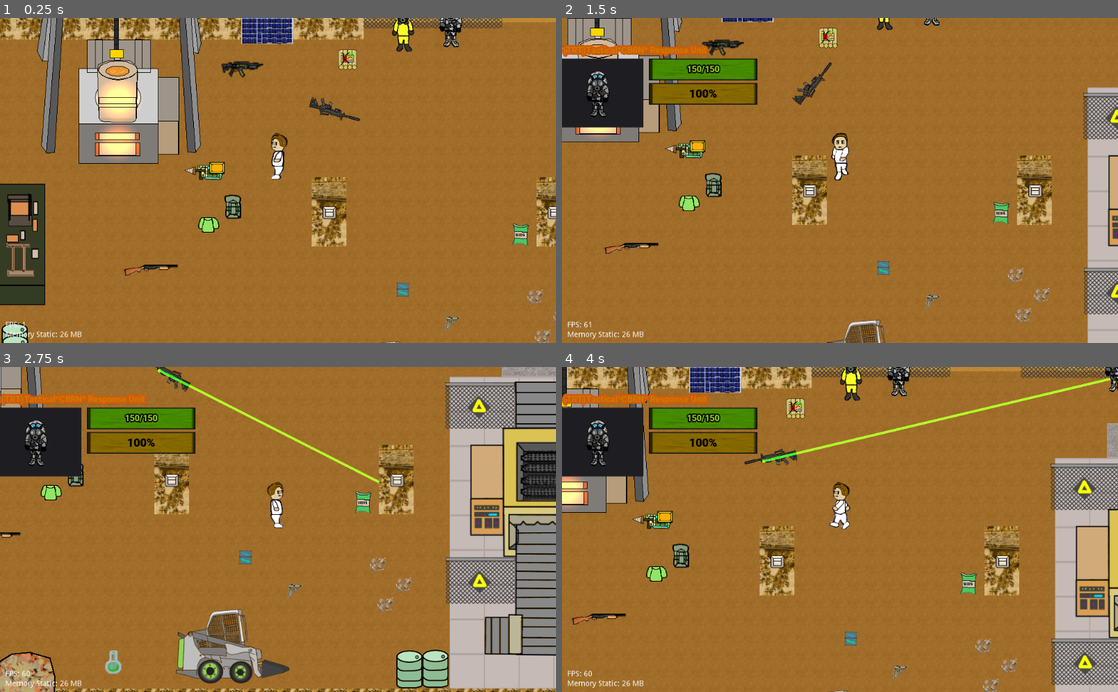
Above: before the commit, frames 1-4 (two rows, left to right).
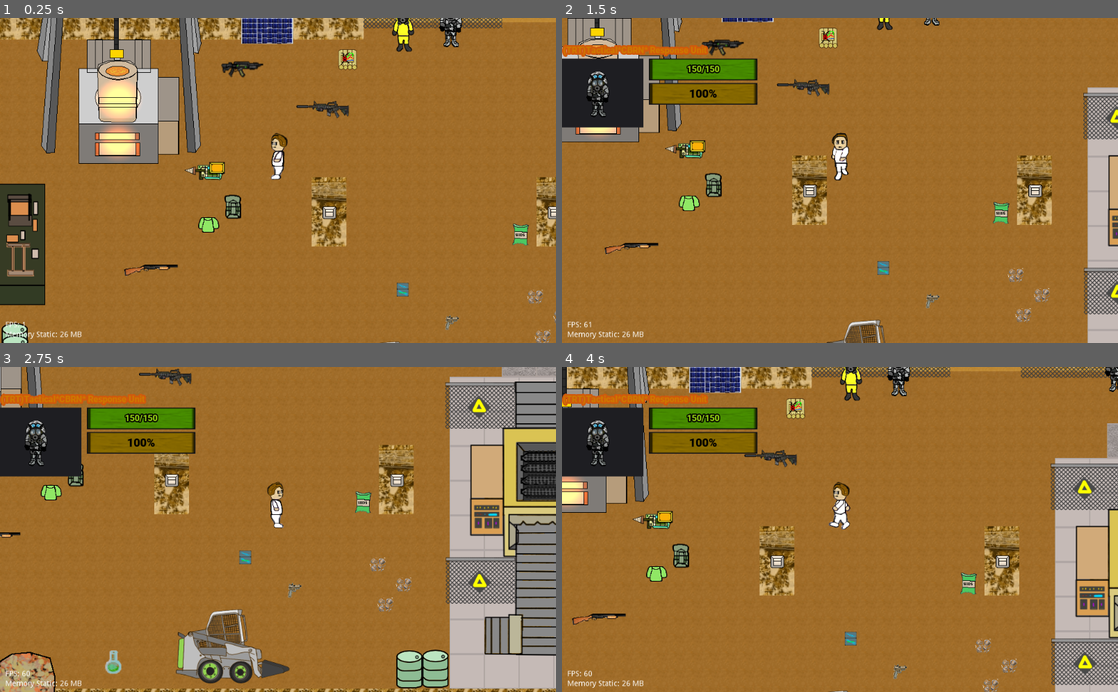
Above: after the commit, the same moments.

Repository: Dimezske/The-Mining-Game-ver-0.60v-
Game: Godot game, scene res://Scenes/Startmine.tscn
Two runs of this game, one before a commit and one after it. Both use one fixed random seed, a clock stepped at 60 frames per second and the inputs below. The project has no main scene, so this scene is started directly. The engine's default icon, where the game draws it, is replaced by a stand-in: a white triangle on a blue panel in a dark square.
Inputs (mouse positions are in pixels of both pictures, inside the frame that each line leads up to):
- Up to frame 1 (0.25 s): no input
- Up to frame 2 (1.5 s): tap Enter at 0.5 s; move the mouse to (962, 164) at 0.52 s; press the mouse at (962, 164) at 0.53 s; hold D (move-right) 0.53-1.28 s; tap E (interact) at 0.8, 1.35 s; move the mouse to (728, 196) at 1.27 s; release the mouse at (728, 196) at 1.28 s; hold S (move-down) from 1.28 s (still down)
- Up to frame 3 (2.75 s): click (166, 545) at 1.55 s; move the mouse to (333, 458) at 2.02 s; release S (move-down) at 2.03 s; hold D (move-right) from 2.03 s (still down); hold E (interact) from 2.03 s (still down); tap F (Lazer) at 2.1 s
- Up to frame 4 (4 s): move the mouse to (812, 594) at 2.77 s; release D (move-right) at 2.78 s; release E (interact) at 2.78 s; hold W (move-up) 2.78-3.53 s; click (812, 594) at 2.85 s; move the mouse to (1067, 389) at 3.52 s; hold A (move-left) from 3.53 s (still down); hold E (interact) from 3.53 s (still down); click (1067, 389) at 3.67 s

The runs differ from the first frame. In frame 1, 0.3% of the frame differs, in the area x 53-65%, y 24-32%; in frame 2, 0.3%; in frame 3, 0.6%; in frame 4, 0.8%, in the area x 32-99%, y 3-31%.

Commit message:
gun updates

Diff:
--- a/Scenes/M4.tscn
+++ b/Scenes/M4.tscn
@@ -552,6 +552,18 @@
 "update": 0,
 "values": [ Vector2( -105.714, -5 ) ]
 }
+tracks/15/type = "value"
+tracks/15/path = NodePath("Node2D/Sprite/Muzzle:position")
+tracks/15/interp = 1
+tracks/15/loop_wrap = true
+tracks/15/imported = false
+tracks/15/enabled = true
+tracks/15/keys = {
+"times": PoolRealArray( 0 ),
+"transitions": PoolRealArray( 1 ),
+"update": 0,
+"values": [ Vector2( -82, -5 ) ]
+}
 
 [sub_resource type="Animation" id=64]
 resource_name = "Shooting_M4A1-down"
@@ -701,6 +713,18 @@
 "update": 0,
 "values": [ 0.0 ]
 }
+tracks/12/type = "value"
+tracks/12/path = NodePath("Node2D/Sprite/Muzzle:position")
+tracks/12/interp = 1
+tracks/12/loop_wrap = true
+tracks/12/imported = false
+tracks/12/enabled = true
+tracks/12/keys = {
+"times": PoolRealArray( 0 ),
+"transitions": PoolRealArray( 1 ),
+"update": 0,
+"values": [ Vector2( 0, 78 ) ]
+}
 
 [sub_resource type="Animation" id=65]
 resource_name = "Shooting_M4A1-left"
@@ -850,6 +874,18 @@
 "update": 0,
 "values": [ Vector2( -105.714, -5 ) ]
 }
+tracks/12/type = "value"
+tracks/12/path = NodePath("Node2D/Sprite/Muzzle:position")
+tracks/12/interp = 1
+tracks/12/loop_wrap = true
+tracks/12/imported = false
+tracks/12/enabled = true
+tracks/12/keys = {
+"times": PoolRealArray( 0 ),
+"transitions": PoolRealArray( 1 ),
+"update": 0,
+"values": [ Vector2( -82, -5 ) ]
+}
 
 [sub_resource type="Animation" id=66]
 resource_name = "Shooting_M4A1-right"
@@ -998,6 +1034,18 @@
 "transitions": PoolRealArray( 1 ),
 "update": 0,
 "values": [ 0.0 ]
+}
+tracks/12/type = "value"
+tracks/12/path = NodePath("Node2D/Sprite/Muzzle:position")
+tracks/12/interp = 1
+tracks/12/loop_wrap = true
+tracks/12/imported = false
+tracks/12/enabled = true
+tracks/12/keys = {
+"times": PoolRealArray( 0 ),
+"transitions": PoolRealArray( 1 ),
+"update": 0,
+"values": [ Vector2( 90, -5 ) ]
 }
 
 [sub_resource type="Animation" id=67]
@@ -1148,6 +1196,18 @@
 "update": 0,
 "values": [ 0.0 ]
 }
+tracks/12/type = "value"
+tracks/12/path = NodePath("Node2D/Sprite/Muzzle:position")
+tracks/12/interp = 1
+tracks/12/loop_wrap = true
+tracks/12/imported = false
+tracks/12/enabled = true
+tracks/12/keys = {
+"times": PoolRealArray( 0 ),
+"transitions": PoolRealArray( 1 ),
+"update": 0,
+"values": [ Vector2( 0, -78 ) ]
+}
 
 [sub_resource type="AnimationNodeAnimation" id=50]
 animation = "Idle_M4A1-left"
@@ -1260,6 +1320,7 @@
 shape = SubResource( 53 )
 
 [node name="Muzzle" type="Node2D" parent="Node2D/Sprite"]
+position = Vector2( -82, -5 )
 
 [node name="AnimationPlayer" type="AnimationPlayer" parent="."]
 anims/Idle_M4A1-down = SubResource( 55 )
@@ -1277,8 +1338,8 @@
 anim_player = NodePath("../AnimationPlayer")
 active = true
 parameters/playback = SubResource( 77 )
-parameters/IdleM4A1/blend_position = Vector2( -1, 0.0153847 )
-parameters/Shooting/blend_position = Vector2( -0.573487, -0.145833 )
+parameters/IdleM4A1/blend_position = Vector2( 0, 0 )
+parameters/Shooting/blend_position = Vector2( 0, 0 )
 
 [node name="M4A1_Shoot_Sound" type="AudioStreamPlayer" parent="."]
 stream = ExtResource( 5 )
--- a/Scenes/Player.tscn
+++ b/Scenes/Player.tscn
@@ -3844,7 +3844,7 @@
 shape = SubResource( 1 )
 
 [node name="WeaponHolder" type="Node2D" parent="."]
-position = Vector2( -25, -45 )
+position = Vector2( 0, -45 )
 
 [node name="Position2D" type="Position2D" parent="."]
 visible = false
--- a/Scripts/Global.gd
+++ b/Scripts/Global.gd
@@ -5,6 +5,7 @@
 onready var Blue = Color(0,0,255,255)
 onready var _M4 = preload("res://Scenes/M4.tscn")
 var player_node
+var weapon_node
 onready var playerNode = get_tree().get_root().get_node("Game/World/YSort/Character/Player")
 onready var weaponNode = get_tree().get_root().get_node("Game/World/YSort/Weapons")
 var player_initial_map_position = Vector2(200,200)
--- a/Scripts/Player.gd
+++ b/Scripts/Player.gd
@@ -128,7 +128,10 @@
 		$AnimationTree.set("parameters/Idle/blend_position", facing)
 		$AnimationTree.set("parameters/Walk/blend_position", facing)
 	#Animation hold
-	for weapons in $Position2D/Weapons.get_children(): # Iterate over all weapons
+#	for weapons in $Position2D/Weapons.get_children(): # Iterate over all weapons
+#		if 'parent_velocity' in weapons: # Does this "weapon" want to receive the player's velocity?
+#			weapons.parent_velocity = velocity
+	for weapons in $WeaponHolder.get_children(): # Iterate over all weapons
 		if 'parent_velocity' in weapons: # Does this "weapon" want to receive the player's velocity?
 			weapons.parent_velocity = velocity
 func _input(event):
@@ -164,6 +167,7 @@
 				weapon["M4"] = M4_path.instance()
 				get_node("WeaponHolder").add_child(weapon["M4"])
 				current_weapon = weapon["M4"]
+				isHoldingWeapon = true
 				return
 	print("Weapon not in any slot")
 
--- a/Scripts/Weapon.gd
+++ b/Scripts/Weapon.gd
@@ -60,12 +60,8 @@
 	item_name = "M4"
 
 func _physics_process(_delta):
-	_guns_input()
-	_assault_Rifle_Animation()
-	toggle_lazer()
-	hasAttachedMod1 = true
-	hasAttachedMod2 = true
-
+	if Global.playerNode.isHoldingWeapon:
+		isEquiped()
 	if Input.is_action_just_pressed("interact"):
 		if player_picked_up == true:
 			player_picked_up = false
@@ -74,14 +70,19 @@
 				player_picked_up = true
 				print(player_picked_up)
 				isHolding = true
-				#if slots[PlayerInventory.active_item_slot].item.item_name == slots[PlayerInventory.active_item_slot].item.item_name:
-					#hasWeapon = true
 	if being_picked_up == false:
 		pass
 	else:
 		PlayerInventory.add_item(item_name, 1)
 		queue_free()
 	#velocity = move_and_slide(velocity, Vector2.UP)
+func isEquiped():
+	_guns_input()
+	_assault_Rifle_Animation()
+	toggle_lazer()
+	hasAttachedMod1 = true
+	hasAttachedMod2 = true
+
 func init(item):
 	if item_name == "M4":
 		pass
@@ -91,12 +92,12 @@
 
 func _guns_input():
 	look_at(get_global_mouse_position())
-	if Input.is_action_just_pressed("fire") and hasWeapon:
+	if Input.is_action_just_pressed("fire"):
 		if $M4A1_Shoot_Sound.playing == false:
 			$M4A1_Shoot_Sound.play()
 			isShooting = true
 			assaultRifle_fire() # == null
-	if Input.is_action_pressed("fire") and hasWeapon:
+	if Input.is_action_pressed("fire"):
 		if $M4A1_Shoot_Sound.playing == false:
 			$M4A1_Shoot_Sound.play()
 			isShooting = true
@@ -118,8 +119,6 @@
 	# Left
 	if Global.player_direction[0]:
 		bullet_speed = 500
-		print('FIRE!')
-		print(Global.player_direction)
 		isShooting = true
 		bullet_instance.position = $Node2D/Sprite/Muzzle.get_global_position()
 		bullet_instance.rotation_degrees = rotation_degrees
@@ -133,8 +132,6 @@
 	if Global.player_direction == "1":
 		$Node2D/Sprite.flip_h = false
 		bullet_speed = 500
-		print('FIRE!')
-		print(Global.player_direction)
 		isShooting = true
 		bullet_instance.position = $Node2D/Sprite/Muzzle.get_global_position()
 		#bullet_instance.position = $Muzzle.get_global_position()
@@ -157,8 +154,6 @@
 	#Down
 	if Global.player_direction == "2":
 		bullet_speed = 500
-		print('FIRE!')
-		print(Global.player_direction)
 		isShooting = true
 		bullet_instance.position = $Node2D/Sprite/Muzzle.get_global_position()
 		bullet_instance.rotation_degrees = rotation_degrees + (270 / PI)
@@ -168,8 +163,6 @@
 	#Up
 	if Global.player_direction == "3":
 		bullet_speed = -500
-		print('FIRE!')
-		print(Global.player_direction)
 		isShooting = true
 		bullet_instance.position = $Node2D/Sprite/Muzzle.get_global_position() + Vector2(0,0)
 		bullet_instance.rotation_degrees = rotation_degrees + (-270 / PI)
@@ -179,11 +172,14 @@
 
 #Assault Rifle Animations
 func _assault_Rifle_Animation():
-	if Global.playerNode.current_weapon:
+#	if Global.playerNode.current_weapon:
+	if Global.playerNode.isHoldingWeapon:
 		if parent_velocity != Vector2.ZERO:
 			animationTree.set("parameters/IdleM4A1/blend_position", parent_velocity.normalized())
 			animationState.travel("IdleM4A1")
+			print(animationState.travel("IdleM4A1"))
 			if isShooting:
+				print(isShooting)
 				if item_name == "M4":
 					if Global.player_direction == "0":#right
 						$AnimationPlayer.play("Shooting_M4A1-right")
